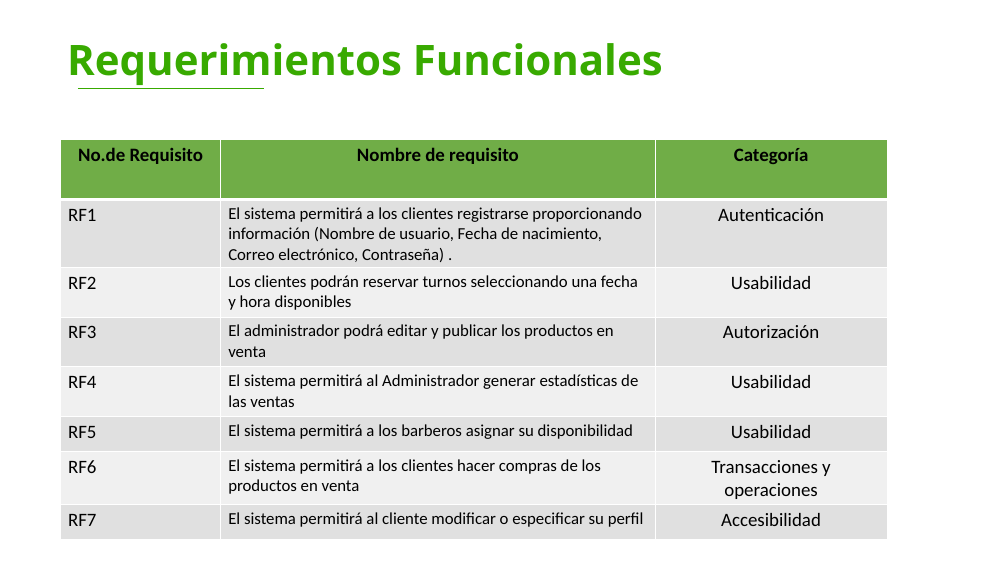
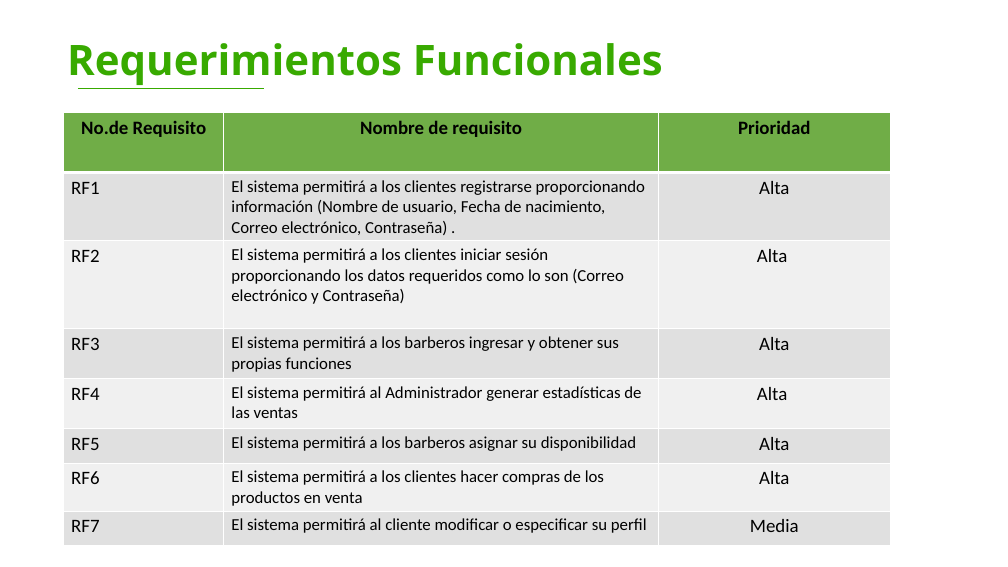
Before and after one commit to luiscarlosmedina/Master-Barber, a slide deck: slide 2 of RF-RNF-HU.pptx (slide 1 before the commit). Drawn at 1008x567 pixels with LibreOffice and Linux fonts; fonts in the diff are those of the drawing; background and template pictures are left out. Boxes give left, top, right and bottom in pixels: in the first picture for what was removed or moved away, otherwise in the second. Text is boxed around its words. In the diff, an @@ line names an element or a change of style, - is before the commit and + after.

```diff
--- a/RF-RNF-HU.pptx
+++ b/RF-RNF-HU.pptx
@@ table at box(64, 113, 891, 546) @@
-row 1, column 3: Categoría
+row 1, column 3: Prioridad
-row 2, column 3: Autenticación
+row 2, column 3: Alta
-row 3, column 2: Los clientes podrán reservar turnos seleccionando una fecha y hora disponibles
+row 3, column 2: El sistema permitirá a los clientes iniciar sesión proporcionando los datos requeridos como lo son (Correo electrónico y Contraseña)
-row 3, column 3: Usabilidad
+row 3, column 3: Alta
-row 4, column 2: El administrador podrá editar y publicar los productos en venta
+row 4, column 2: El sistema permitirá a los barberos ingresar y obtener sus propias funciones
-row 4, column 3: Autorización
+row 4, column 3: Alta
-row 5, column 3: Usabilidad
+row 5, column 3: Alta
-row 6, column 3: Usabilidad
+row 6, column 3: Alta
-row 7, column 3: Transacciones y operaciones
+row 7, column 3: Alta
-row 8, column 3: Accesibilidad
+row 8, column 3: Media
@@ table: place and size @@
-table at box(60, 139, 888, 539)
+table at box(64, 113, 891, 546)
```
Also in this commit, not shown: 1 other slide changed, 2 slides added, 1 slide removed.
